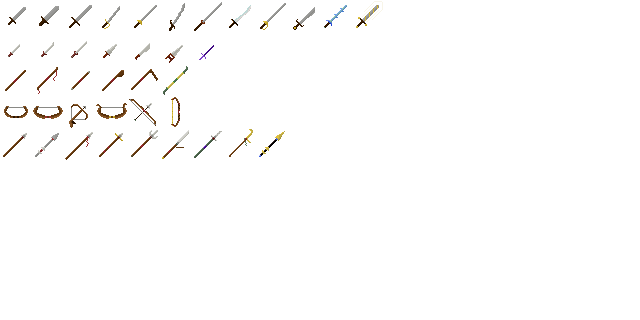
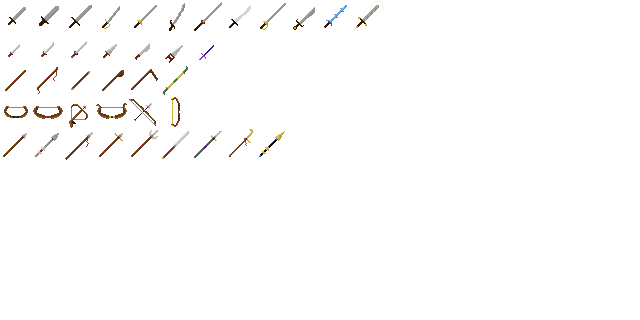
Layer changes from the first 640px x 320px image to the second:
painted on "Front" over [173, 142, 184, 148]
